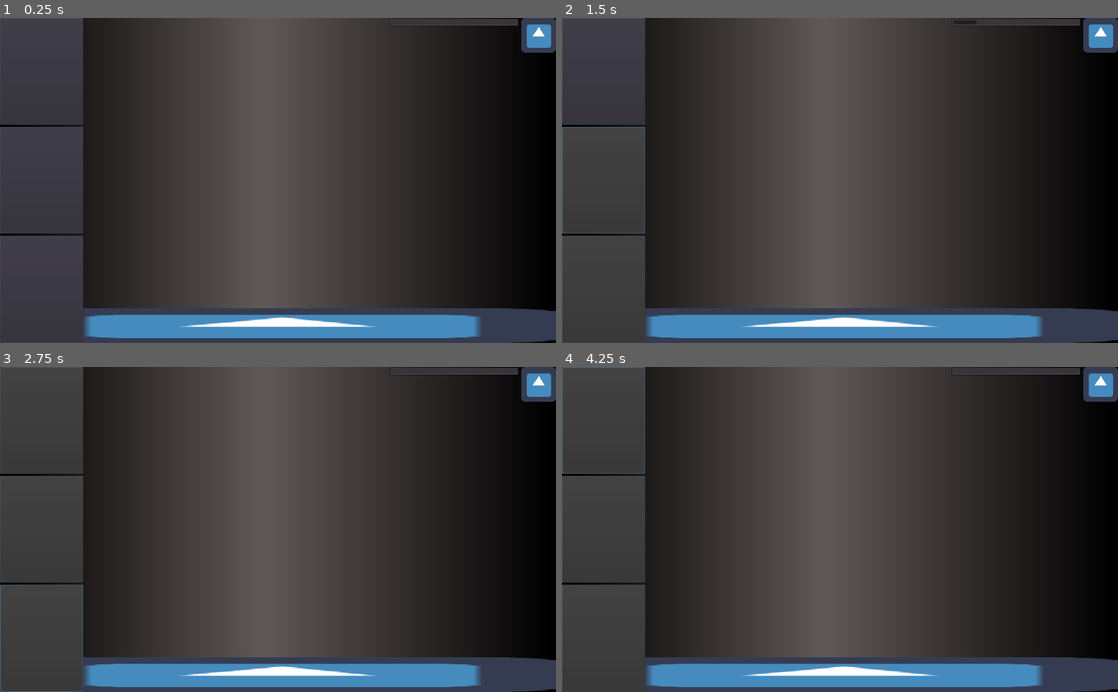
Above: before the commit, frames 1-4 (two rows, left to right).
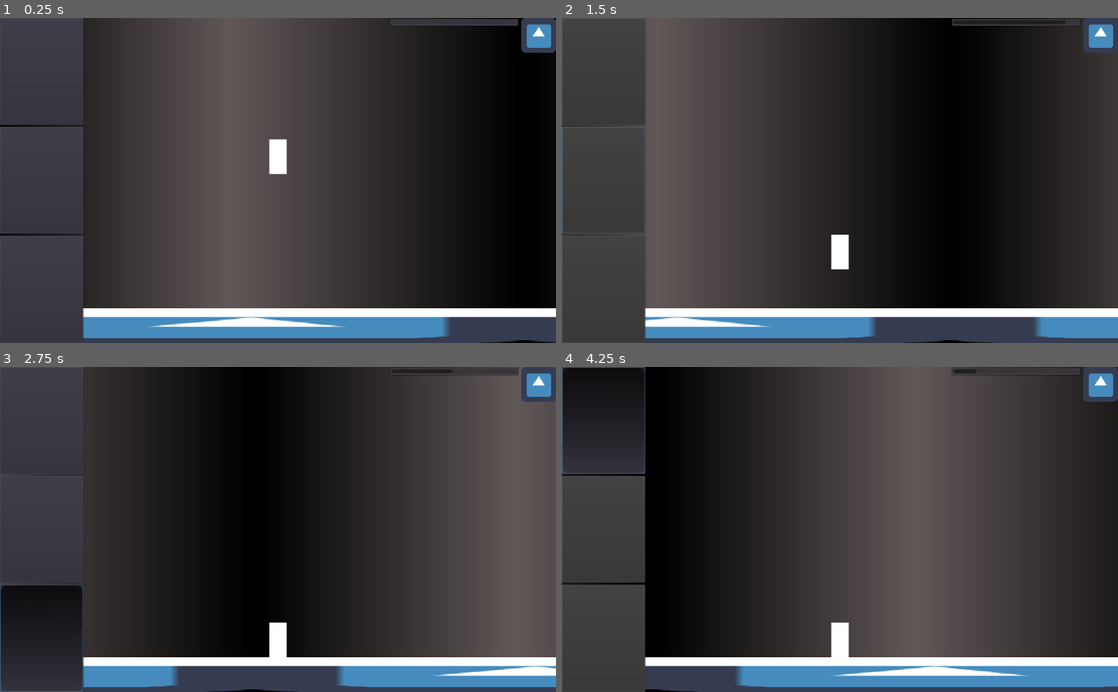
Above: after the commit, the same moments.

Repository: iniyanijoseph/Gravity
Game: Godot game, scene res://Main.tscn
The game is run twice, just before and just after one commit, with the same random seed, the same clock (stepped at 60 frames per second) and the same inputs. The engine's default icon, where the game draws it, is replaced by a stand-in: a white triangle on a blue panel in a dark square.
Inputs (mouse positions are in pixels of both pictures, inside the frame that each line leads up to):
- Up to frame 1 (0.25 s): no input
- Up to frame 2 (1.5 s): click (600, 70) at 0.5 s; click (600, 180) at 1.27 s
- Up to frame 3 (2.75 s): click (38, 640) at 2 s
- Up to frame 4 (4.25 s): click (600, 419) at 2.77 s

The runs differ from the first frame. In frame 1, 3.7% of the frame differs, in the area x 14-100%, y 37-100%; in frame 2, 60%; in frame 3, 62%; in frame 4, 72%, in the area x 0-100%, y 0-100%.

Commit message:
Merge Player-Action With Main & Resolve Conflicts

Diff:
--- /dev/null
+++ b/BackGround/Floor/Floor.gd
@@ -0,0 +1,8 @@
+extends StaticBody2D
+
+onready var floorScene = load("res://Platform/Floor/Floor.tscn")
+
+func _on_VisibilityNotifier2D_screen_exited():
+	var child : StaticBody2D = floorScene.instance()
+	child.position = global_position + Vector2(1024, 0)
+	get_parent().call_deferred("add_child", child)
--- /dev/null
+++ b/BackGround/Floor/Floor.tscn
@@ -0,0 +1,12 @@
+[gd_scene format=2]
+
+[node name="Floor" type="StaticBody2D"]
+
+[node name="VisibilityNotifier2D" type="VisibilityNotifier2D" parent="."]
+rect = Rect2( -64, -8, 128, 16 )
+
+[node name="CollisionPolygon2D" type="CollisionPolygon2D" parent="."]
+polygon = PoolVector2Array( 64, -8, 64, 8, -64, 8, -64, -8 )
+
+[node name="Polygon2D" type="Polygon2D" parent="."]
+polygon = PoolVector2Array( -64, -8, -64, 8, 64, 8, 64, -8 )
--- a/Main.tscn
+++ b/Main.tscn
@@ -1,13 +1,39 @@
-[gd_scene load_steps=4 format=2]
+[gd_scene load_steps=5 format=2]
 
 [ext_resource path="res://ActionController/ActionController.tscn" type="PackedScene" id=1]
 [ext_resource path="res://Player/Player.tscn" type="PackedScene" id=2]
+[ext_resource path="res://BackGround/Floor/Floor.tscn" type="PackedScene" id=3]
 [ext_resource path="res://BackGround/Parallax.tscn" type="PackedScene" id=4]
 
 [node name="Main" type="Node2D"]
 
 [node name="Player" parent="." instance=ExtResource( 2 )]
+position = Vector2( 520, 256 )
 
 [node name="ActionController" parent="." instance=ExtResource( 1 )]
 
 [node name="Parallax" parent="." instance=ExtResource( 4 )]
+
+[node name="Floor2" parent="Parallax" instance=ExtResource( 3 )]
+position = Vector2( 216, 544 )
+
+[node name="Floor9" parent="Parallax" instance=ExtResource( 3 )]
+position = Vector2( 1112, 544 )
+
+[node name="Floor3" parent="Parallax" instance=ExtResource( 3 )]
+position = Vector2( 344, 544 )
+
+[node name="Floor4" parent="Parallax" instance=ExtResource( 3 )]
+position = Vector2( 472, 544 )
+
+[node name="Floor5" parent="Parallax" instance=ExtResource( 3 )]
+position = Vector2( 600, 544 )
+
+[node name="Floor6" parent="Parallax" instance=ExtResource( 3 )]
+position = Vector2( 728, 544 )
+
+[node name="Floor7" parent="Parallax" instance=ExtResource( 3 )]
+position = Vector2( 856, 544 )
+
+[node name="Floor8" parent="Parallax" instance=ExtResource( 3 )]
+position = Vector2( 984, 544 )
--- a/Player/Player.gd
+++ b/Player/Player.gd
@@ -1,6 +1,7 @@
 extends KinematicBody2D
 
 signal action_complete
+onready var floorFindRayCast : RayCast2D = $"%FloorFindRayCast"
 
 func _ready():
 	# Set Up Signal Bus
@@ -9,7 +10,13 @@
 	PlayerActionSignalBus.setup()
 
 func slam():
-	#Replace With Code to Slam
+	var localFloor = floorFindRayCast.get_collision_point()
+	print(localFloor)
+	var tween = get_tree().create_tween()
+	tween.tween_property(self, "position:y", localFloor.y - floorFindRayCast.position.y, 1).\
+	set_trans(Tween.TRANS_QUINT).\
+	set_ease(Tween.EASE_IN)
+	yield(tween, "finished")
 	action_complete()
 
 func gravitate():
@@ -23,3 +30,6 @@
 # Call Whenever an action is complete to update player state
 func action_complete():
 	emit_signal("action_complete")
+
+func _physics_process(delta):
+	move_and_slide(Vector2(200, 0))
--- a/Player/Player.tscn
+++ b/Player/Player.tscn
@@ -5,6 +5,19 @@
 [node name="Player" type="KinematicBody2D"]
 script = ExtResource( 1 )
 
+[node name="FloorFindRayCast" type="RayCast2D" parent="."]
+unique_name_in_owner = true
+position = Vector2( 0, 32 )
+enabled = true
+cast_to = Vector2( 0, 600 )
+
 [node name="Camera2D" type="Camera2D" parent="."]
+current = true
 limit_top = 0
 limit_bottom = 600
+
+[node name="Polygon2D" type="Polygon2D" parent="."]
+polygon = PoolVector2Array( 0, -32, 16, -32, 16, 32, -16, 32, -16, -32 )
+
+[node name="CollisionPolygon2D" type="CollisionPolygon2D" parent="."]
+polygon = PoolVector2Array( -16, -32, 16, -32, 16, 32, -16, 32 )
